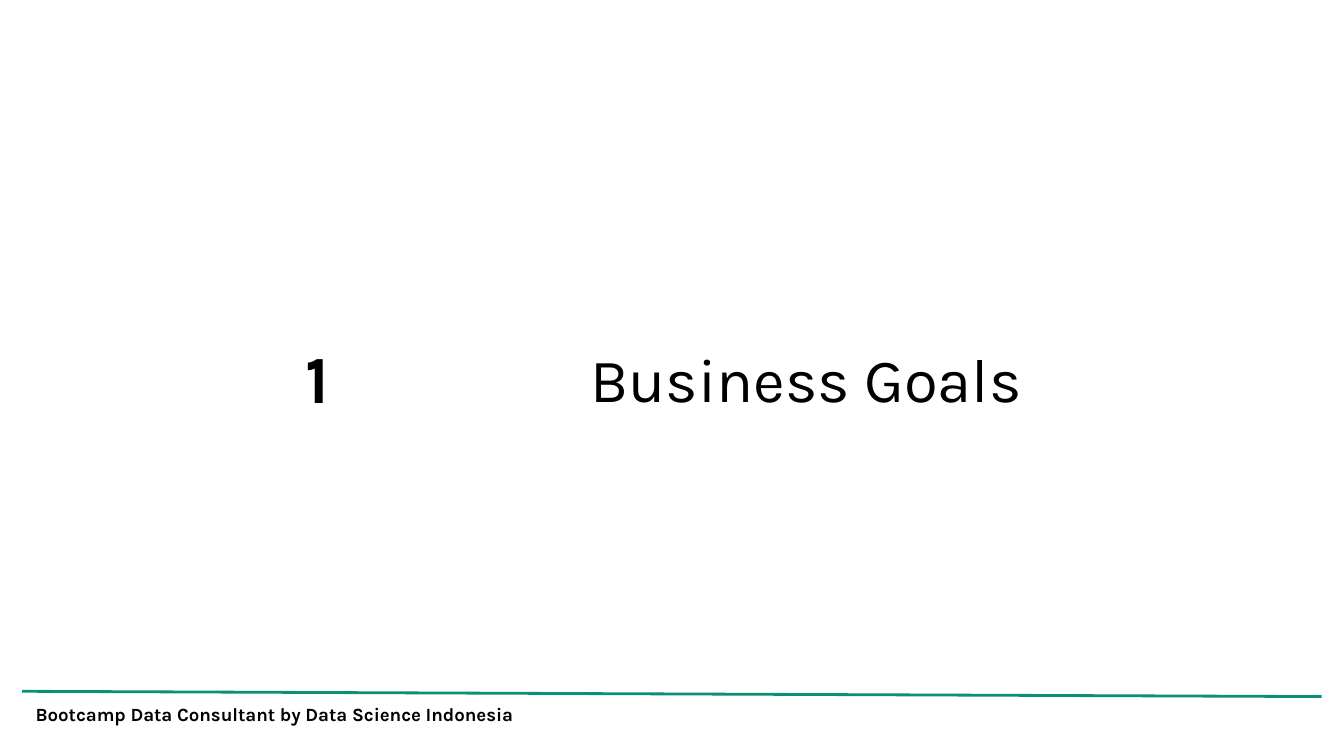
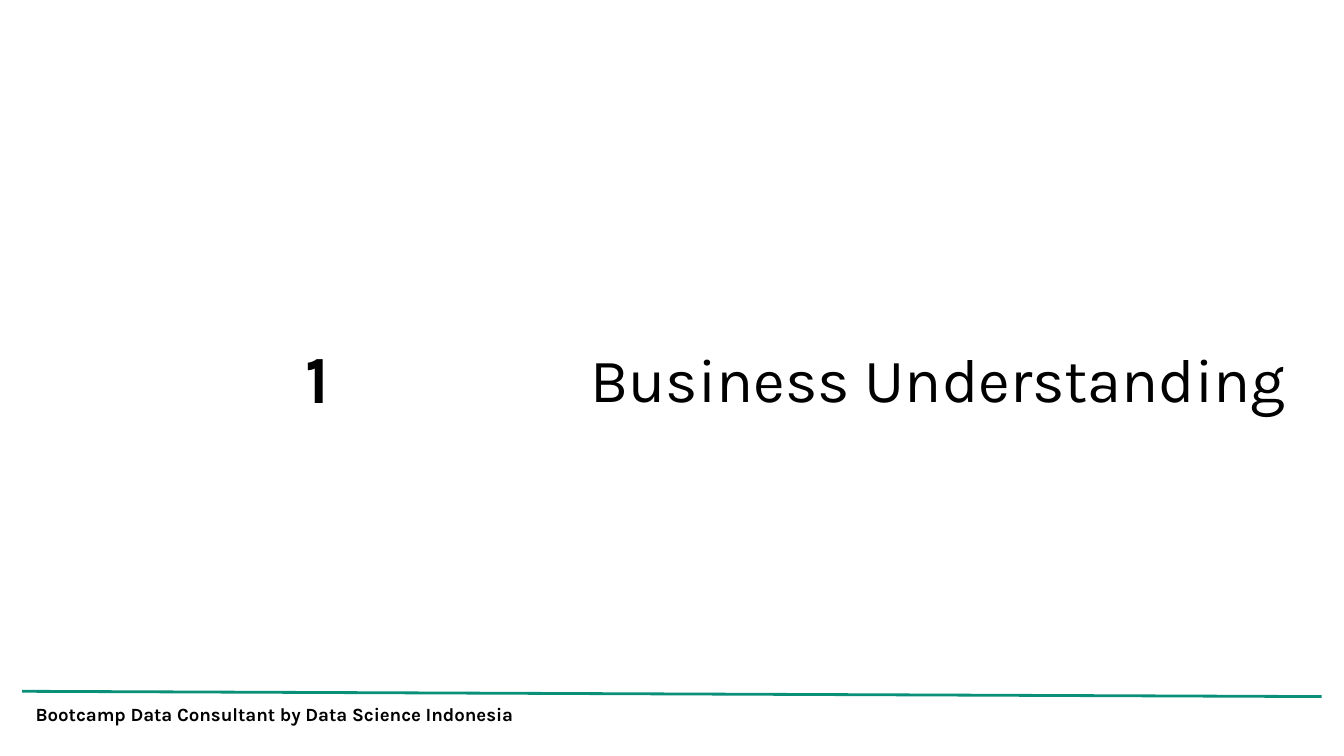
Before and after one commit to fachrulghiffari/DSLS-2023, a slide deck: slide 2 of Mini Project, Data Science/DS - Muhammad Fachrul Ghiffari.pptx. Drawn at 1344x756 pixels with LibreOffice and Linux fonts; fonts in the diff are those of the drawing; background and template pictures are left out. Boxes give left, top, right and bottom in pixels: in the first picture for what was removed or moved away, otherwise in the second. Text is boxed around its words. In the diff, an @@ line names an element or a change of style, - is before the commit and + after.

```diff
--- a/Mini Project, Data Science/DS - Muhammad Fachrul Ghiffari.pptx
+++ b/Mini Project, Data Science/DS - Muhammad Fachrul Ghiffari.pptx
@@ title at (590,359,1286,417): text changed @@
-Business Goals
+Business Understanding
```
Also in this commit, not shown: 4 other slides changed, 18 slides added, 14 slides removed.
